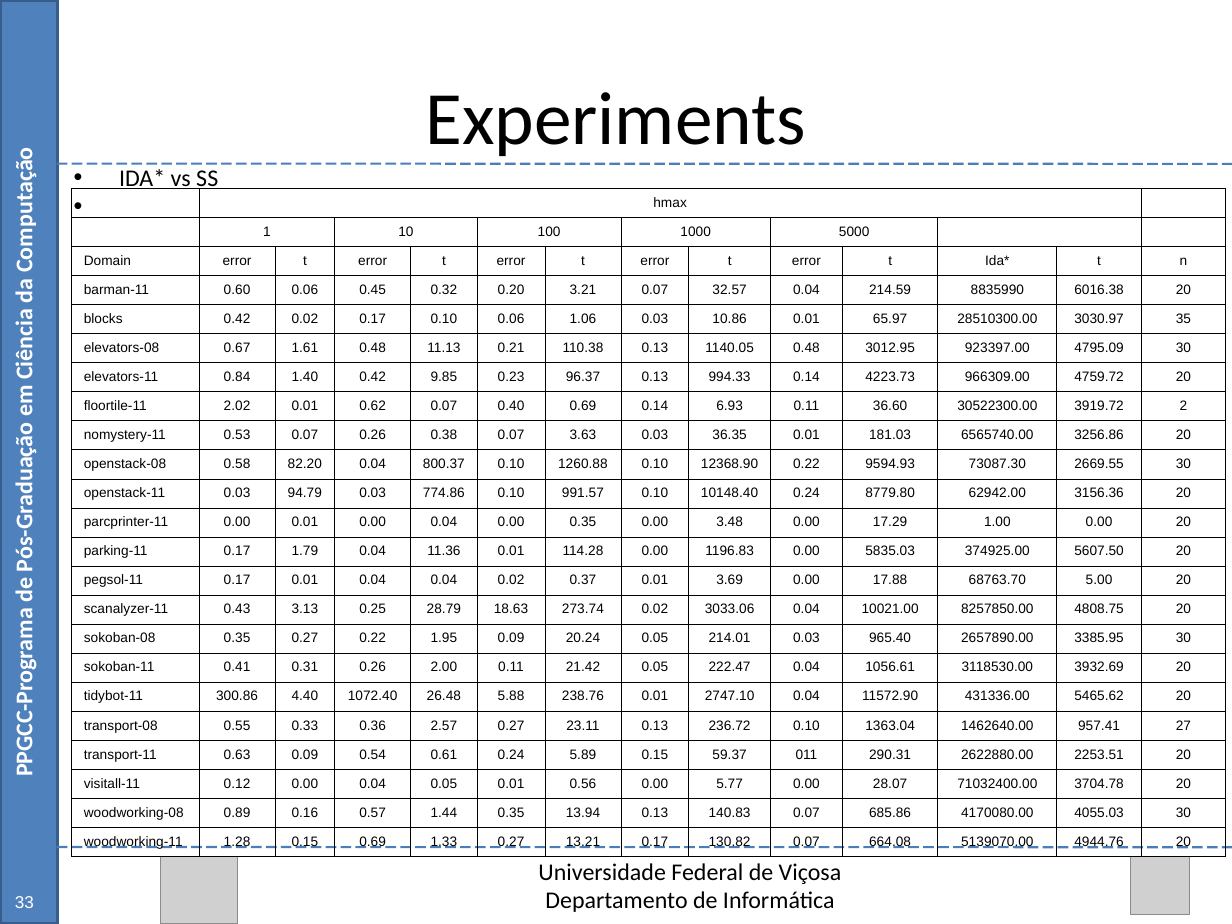
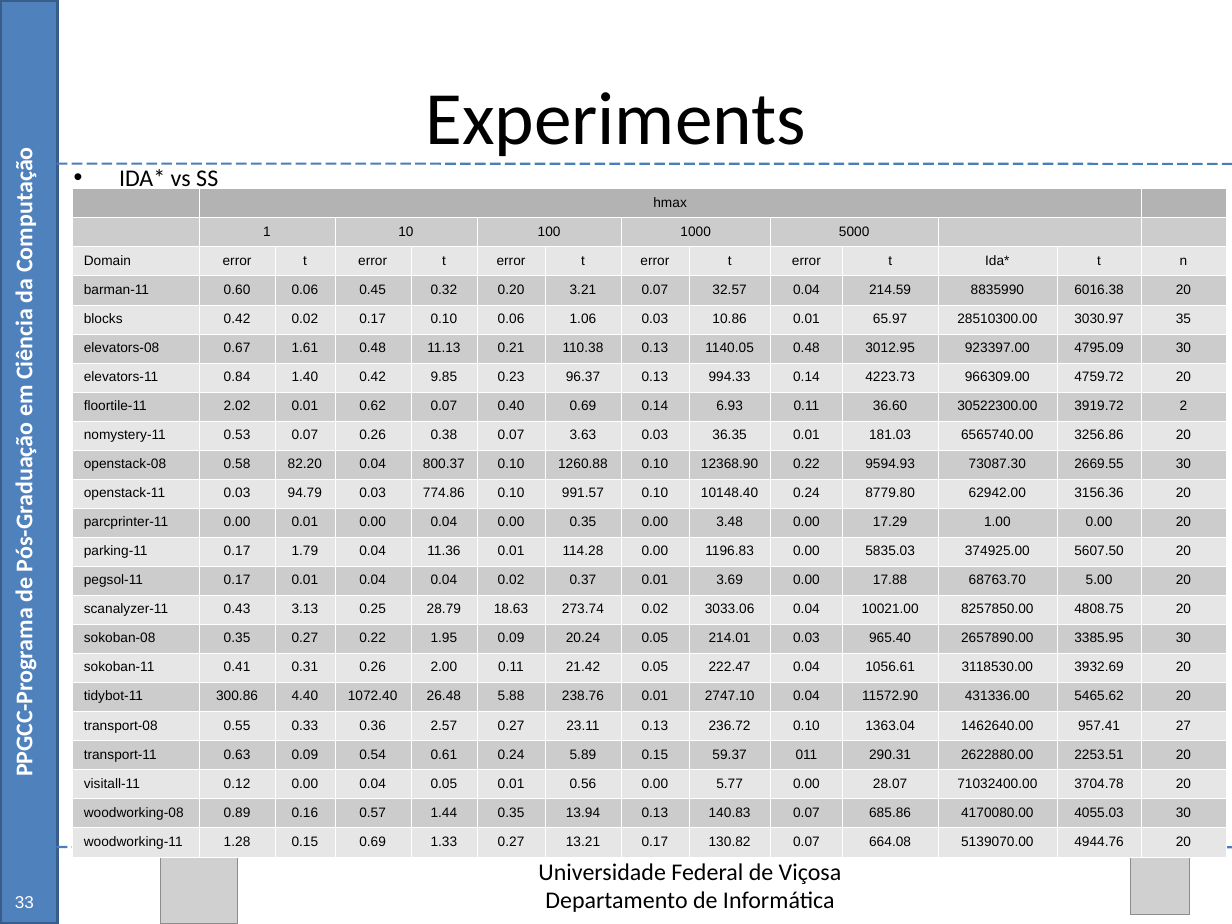
Before and after one commit to Marvinsky/research-marvin, a slide deck: slide 51 of latex/odp/selection heuristics.odp. Drawn at 1232x924 pixels with LibreOffice and Linux fonts; fonts in the diff are those of the drawing; grey boxes stand for pictures. Boxes give left, top, right and bottom in pixels: in the first picture for what was removed or moved away, otherwise in the second. Text is boxed around its words. In the diff, an @@ line names an element or a change of style, - is before the commit and + after.

```diff
--- a/latex/odp/selection heuristics.odp
+++ b/latex/odp/selection heuristics.odp
@@ table at <box>71,188,1226,856</box> @@
@@ fill none to #B3B3B3 in row 1, column 2 @@
@@ fill none to #CCCCCC in 146 cells @@
@@ fill none to #E6E6E6 in 154 cells @@
@@ borders changed @@
```
Also in this commit, not shown: 3 other slides changed.
